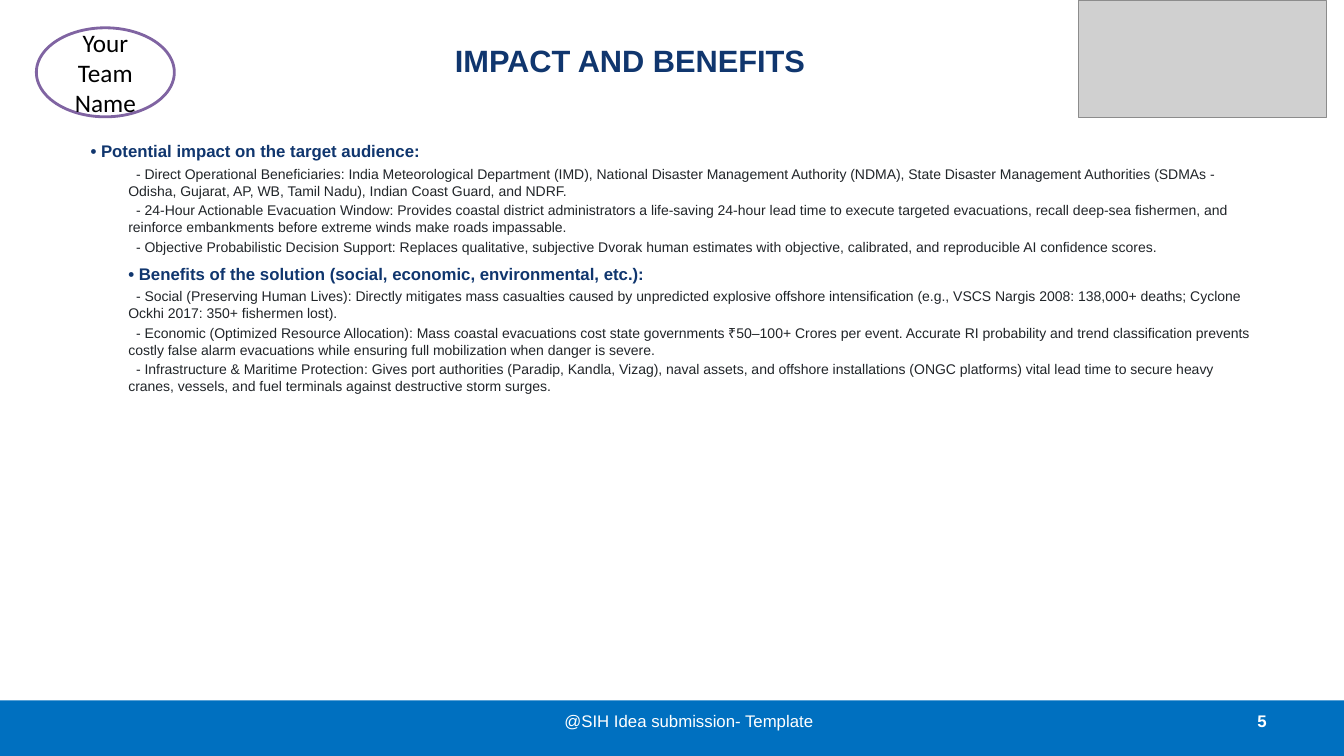
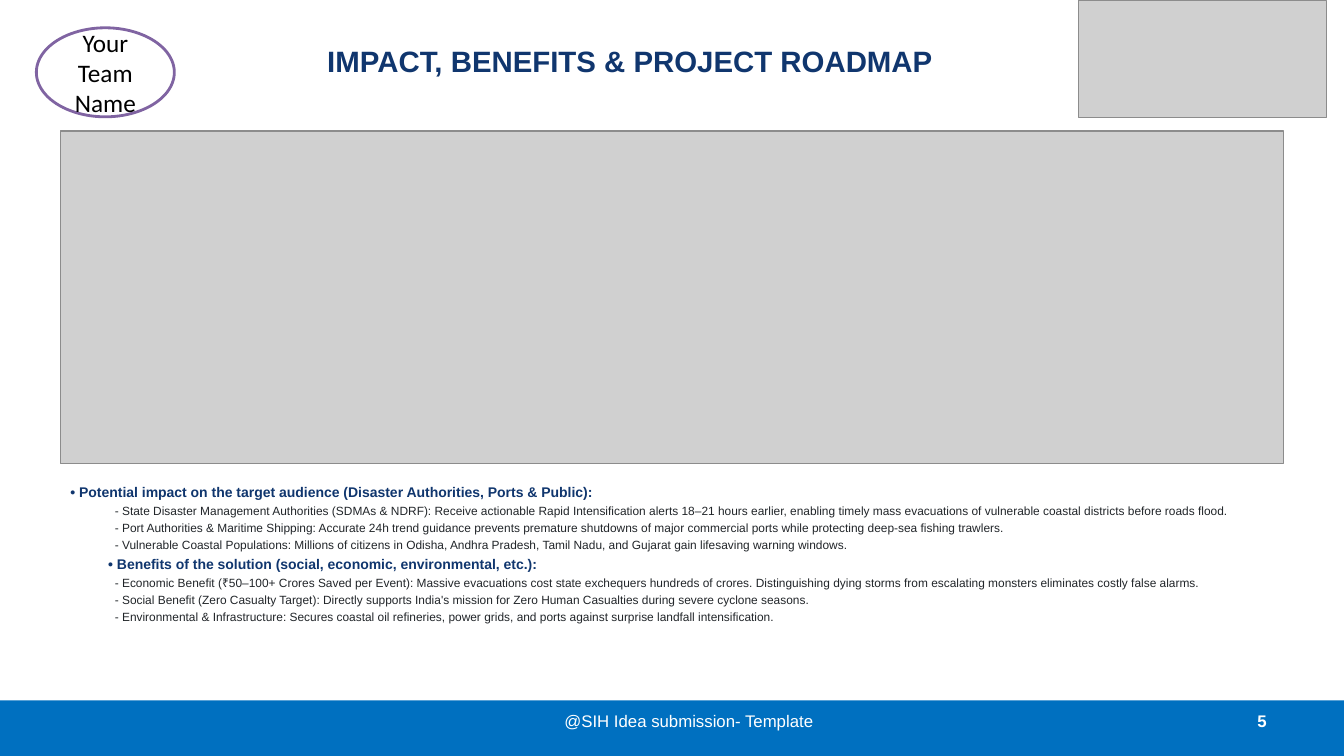
Before and after one commit to theDivinePenguin/cycml, a slide deck: slide 5 of SIH2026-IDEA-Presentation-Format.pptx. Drawn at 1344x756 pixels with LibreOffice and Linux fonts; fonts in the diff are those of the drawing; grey boxes stand for pictures. Boxes give left, top, right and bottom in pixels: in the first picture for what was removed or moved away, otherwise in the second. Text is boxed around its words. In the diff, an @@ line names an element or a change of style, - is before the commit and + after.

Commit message:
feat(presentation): populate official 6-slide SIH template with flowcharts, least-error cyclone graphs, roadmap, and export to PDF

```diff
--- a/SIH2026-IDEA-Presentation-Format.pptx
+++ b/SIH2026-IDEA-Presentation-Format.pptx
@@ title at (x1=327, y1=51, x2=932, y2=77): text changed; size 22 to 21 pt @@
-IMPACT AND BENEFITS
+IMPACT, BENEFITS & PROJECT ROADMAP
@@ picture added at (x1=60, y1=131, x2=1284, y2=464) @@
@@ text "• Potential impact on the ..." moved from (x1=101, y1=145, x2=1250, y2=394) to (x1=79, y1=487, x2=1227, y2=624) @@
@@ text at (x1=79, y1=487, x2=1227, y2=552): text changed; size 10 to 8.5 pt @@
-• Potential impact on the target audience:
-- Direct Operational Beneficiaries: India Meteorological Department (IMD), National Disaster Management Authority (NDMA), State Disaster Management Authorities (SDMAs - Odisha, Gujarat, AP, WB, Tamil Nadu), Indian Coast Guard, and NDRF.
-- 24-Hour Actionable Evacuation Window: Provides coastal district administrators a life-saving 24-hour lead time to execute targeted evacuations, recall deep-sea fishermen, and reinforce embankments before extreme winds make roads impassable.
-- Objective Probabilistic Decision Support: Replaces qualitative, subjective Dvorak human estimates with objective, calibrated, and reproducible AI confidence scores.
+• Potential impact on the target audience (Disaster Authorities, Ports & Public):
+- State Disaster Management Authorities (SDMAs & NDRF): Receive actionable Rapid Intensification alerts 18–21 hours earlier, enabling timely mass evacuations of vulnerable coastal districts before roads flood.
+- Port Authorities & Maritime Shipping: Accurate 24h trend guidance prevents premature shutdowns of major commercial ports while protecting deep-sea fishing trawlers.
+- Vulnerable Coastal Populations: Millions of citizens in Odisha, Andhra Pradesh, Tamil Nadu, and Gujarat gain lifesaving warning windows.
@@ text at (x1=117, y1=559, x2=537, y2=572): size 12 to 10 pt in "• Benefits of the solution (social, economic, ..."; less space between paragraphs @@
@@ text at (x1=122, y1=578, x2=1199, y2=624): text changed; size 10 to 8.5 pt @@
-- Social (Preserving Human Lives): Directly mitigates mass casualties caused by unpredicted explosive offshore intensification (e.g., VSCS Nargis 2008: 138,000+ deaths; Cyclone Ockhi 2017: 350+ fishermen lost).
-- Economic (Optimized Resource Allocation): Mass coastal evacuations cost state governments ₹50–100+ Crores per event. Accurate RI probability and trend classification prevents costly false alarm evacuations while ensuring full mobilization when danger is severe.
-- Infrastructure & Maritime Protection: Gives port authorities (Paradip, Kandla, Vizag), naval assets, and offshore installations (ONGC platforms) vital lead time to secure heavy cranes, vessels, and fuel terminals against destructive storm surges.
+- Economic Benefit (₹50–100+ Crores Saved per Event): Massive evacuations cost state exchequers hundreds of crores. Distinguishing dying storms from escalating monsters eliminates costly false alarms.
+- Social Benefit (Zero Casualty Target): Directly supports India's mission for Zero Human Casualties during severe cyclone seasons.
+- Environmental & Infrastructure: Secures coastal oil refineries, power grids, and ports against surprise landfall intensification.
```
Also in this commit, not shown: 5 other slides changed, 1 slide removed, 8 other files.
